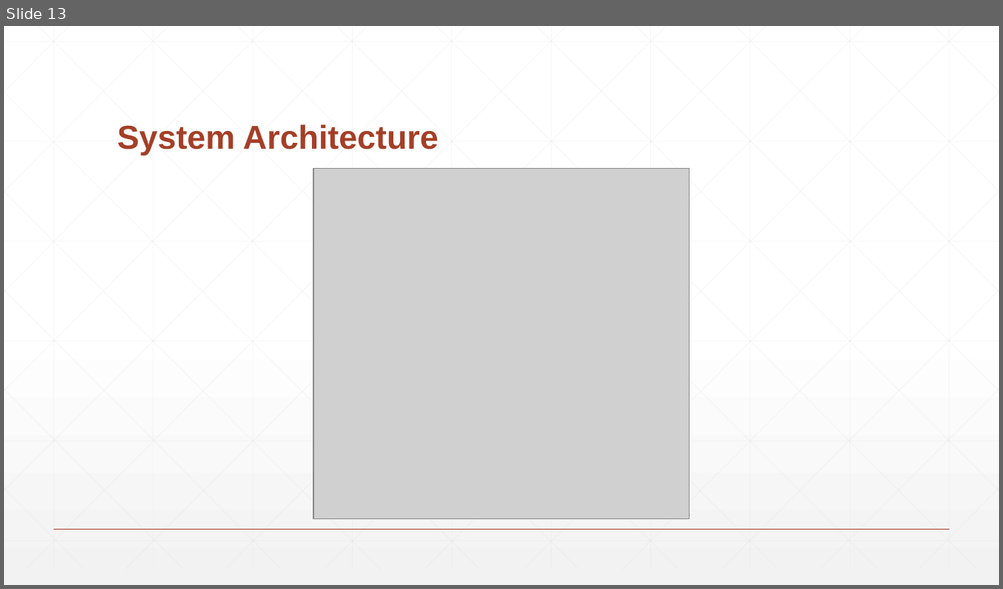
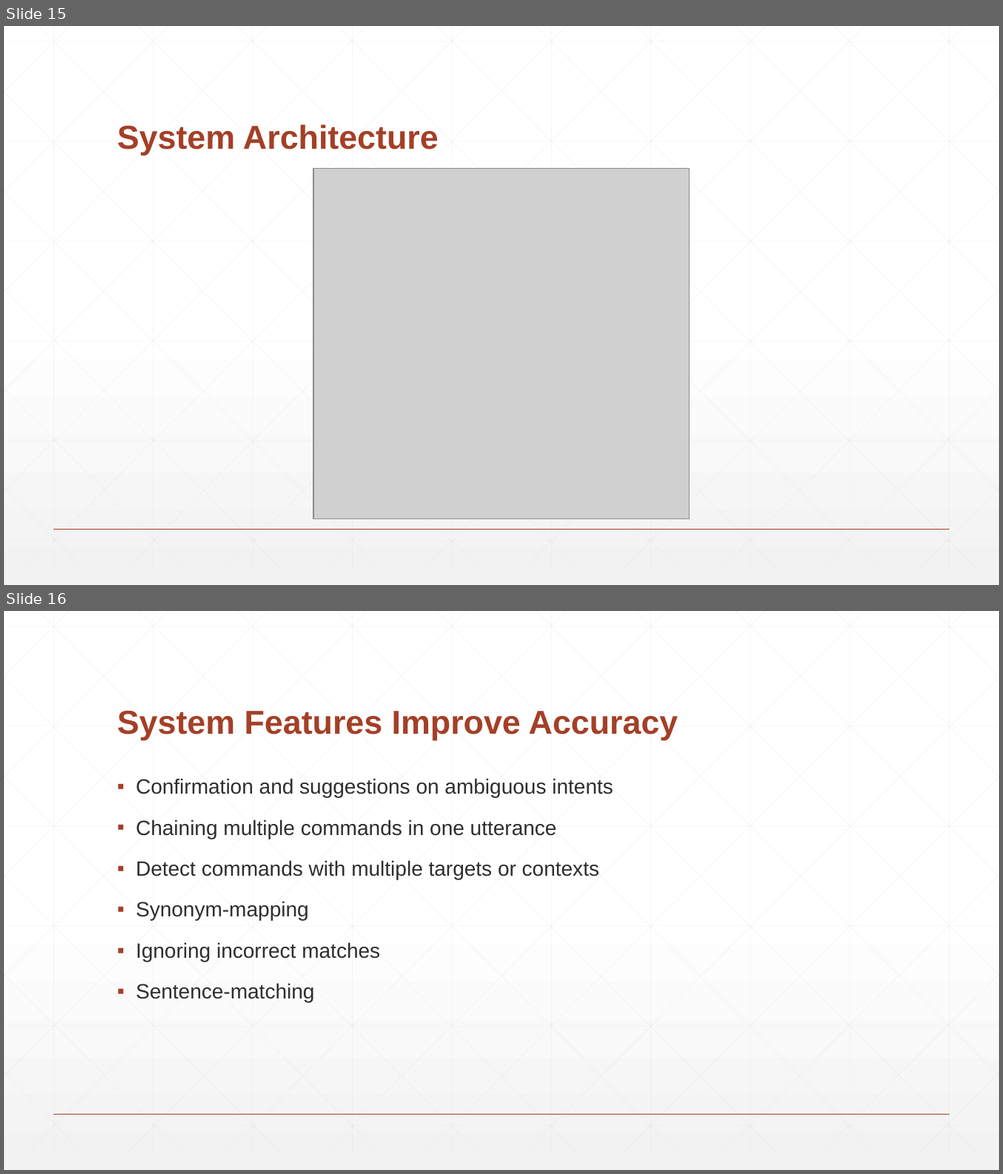
Before and after one commit to BaronKhan/VoiceRecognitionRPG, a slide deck: presentation/presentation.pptx. Shown one above the other, each under a label of ours: slide 13 before the commit, slides 15 and 16 after it. The pictures are 1003x589 and 1003x1174 pixels, drawn with LibreOffice and Linux fonts; fonts in the diff are those of the drawing; grey boxes stand for pictures. Boxes give left, top, right and bottom in pixels: in the first picture for what was removed or moved away, otherwise in the second. Text is boxed around its words. In the diff, an @@ line names an element or a change of style, - is before the commit and + after.

```diff
--- a/presentation/presentation.pptx
+++ b/presentation/presentation.pptx
@@ slide 16 added at box(4, 611, 999, 1170), background gradient #FFFFFF to #F2F2F2; not listed: 47 template elements that a slide beside it also shows @@
@@ title added at box(117, 710, 678, 741), 32 pt, text #A43F27, bold @@
+System Features Improve Accuracy
@@ text added at box(136, 778, 613, 1002), 20 pt, text #2D2E2D @@
+▪ Confirmation and suggestions on ambiguous intents
+▪ Chaining multiple commands in one utterance
+▪ Detect commands with multiple targets or contexts
+▪ Synonym-mapping
+▪ Ignoring incorrect matches
+▪ Sentence-matching
@@ what was slide 13 is now slide 15 @@
```
Also in this commit, not shown: 3 slides changed, 11 other slides added, 3 other files.
